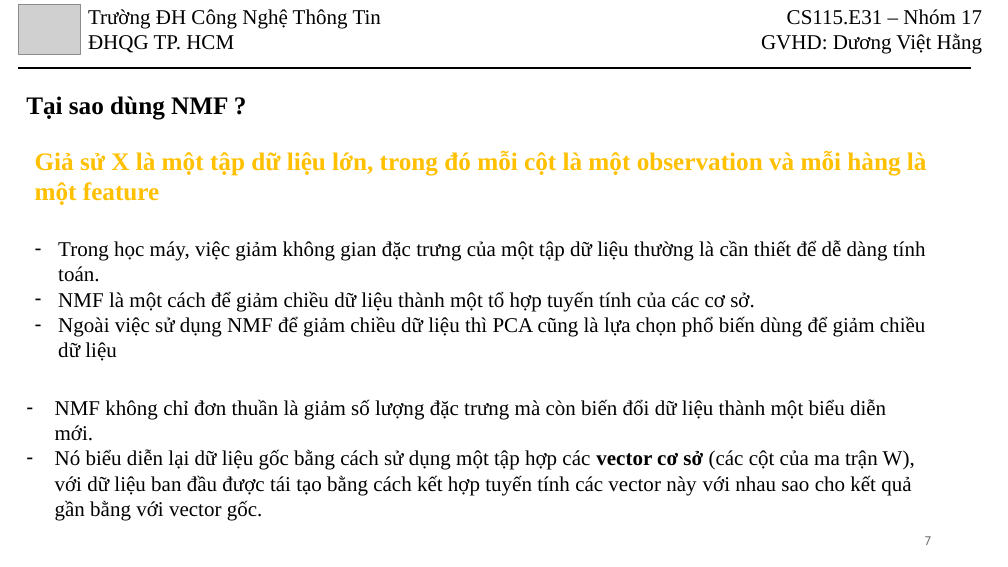
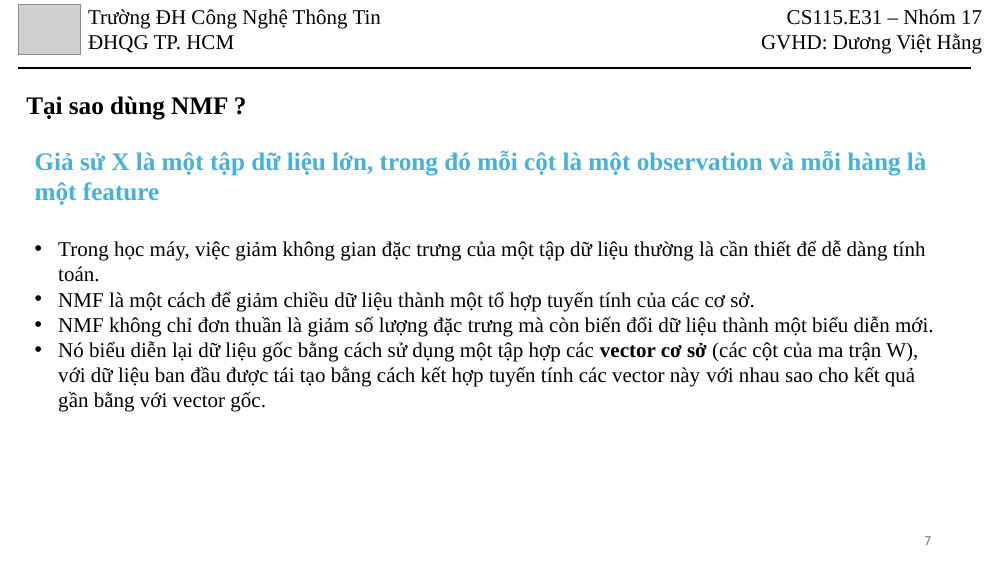
Before and after one commit to HoanHang/AI-UIT, a slide deck: slide 7 of Toan_KHMT/BaoCao/CS115-Nhom17-NMF.pptx. Drawn at 1008x567 pixels with LibreOffice and Linux fonts; fonts in the diff are those of the drawing; grey boxes stand for pictures. Boxes give left, top, right and bottom in pixels: in the first picture for what was removed or moved away, otherwise in the second. Text is boxed around its words. In the diff, an @@ line names an element or a change of style, - is before the commit and + after.

```diff
--- a/Toan_KHMT/BaoCao/CS115-Nhom17-NMF.pptx
+++ b/Toan_KHMT/BaoCao/CS115-Nhom17-NMF.pptx
@@ text at [35, 151, 927, 311]: text colour #FFC000 to #46B1E1 in "Giả sử X là một tập dữ ..."; bullet - to • @@
@@ text at [58, 316, 934, 412]: text changed @@
-– Ngoài việc sử dụng NMF để giảm chiều dữ liệu thì PCA cũng là lựa chọn phổ biến dùng để giảm chiều dữ liệu
+• NMF không chỉ đơn thuần là giảm số lượng đặc trưng mà còn biến đổi dữ liệu thành một biểu diễn mới.
+• Nó biểu diễn lại dữ liệu gốc bằng cách sử dụng một tập hợp các vector cơ sở (các cột của ma trận W), với dữ liệu ban đầu được tái tạo bằng cách kết hợp tuyến tính các vector này với nhau sao cho kết quả gần bằng với vector gốc.
@@ text removed at [55, 399, 915, 520] @@
-– NMF không chỉ đơn thuần là giảm số lượng đặc trưng mà còn biến đổi dữ liệu thành một biểu diễn mới.
-– Nó biểu diễn lại dữ liệu gốc bằng cách sử dụng một tập hợp các vector cơ sở (các cột của ma trận W), với dữ liệu ban đầu được tái tạo bằng cách kết hợp tuyến tính các vector này với nhau sao cho kết quả gần bằng với vector gốc.
```
Also in this commit, not shown: 22 other slides changed, 2 slides removed.
